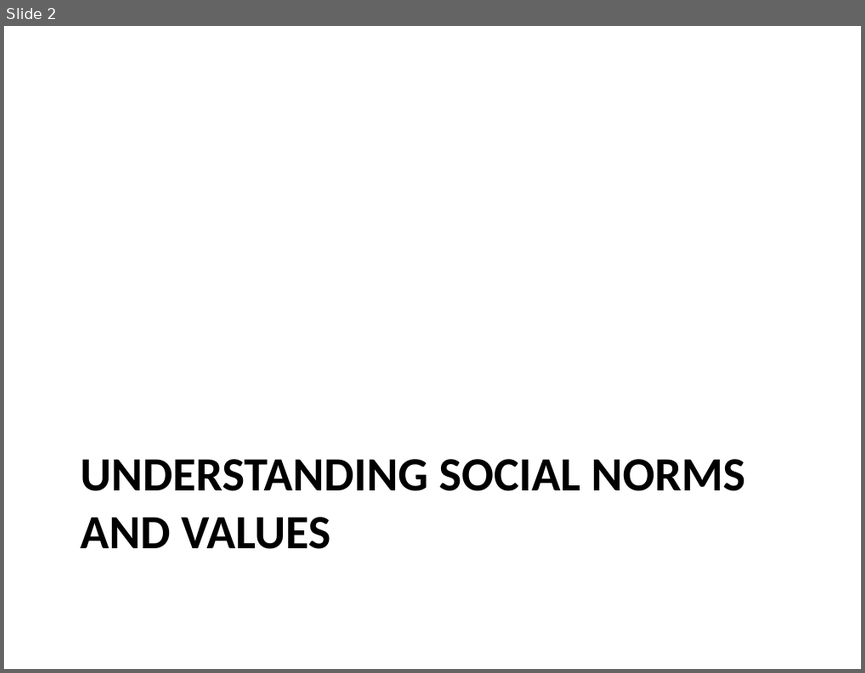
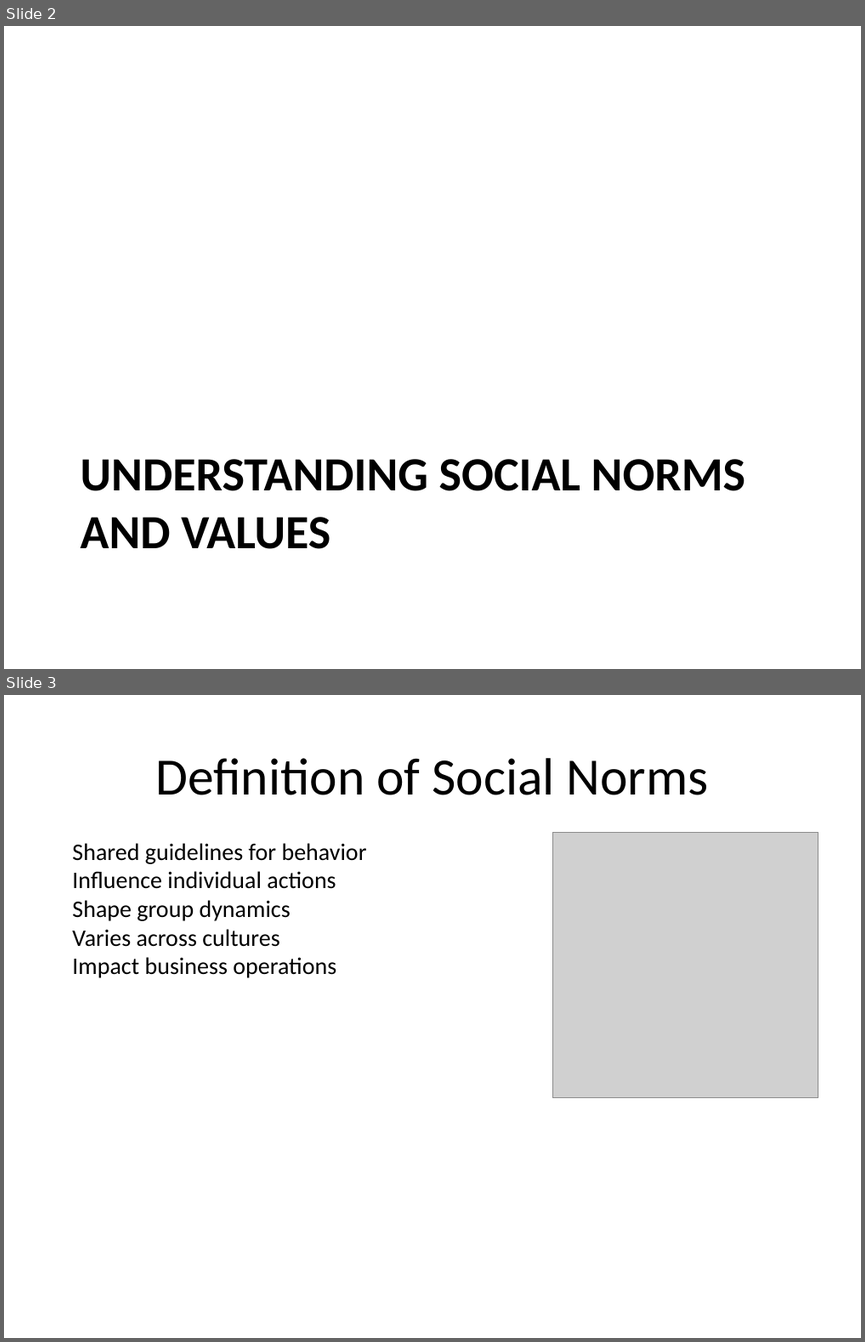
Before and after one commit to suman98/slide-gen-ai, a slide deck: output/presentation.pptx. Shown one above the other, each under a label of ours: slide 2 before the commit, slides 2 and 3 after it. The pictures are 865x673 and 865x1342 pixels, drawn with LibreOffice and Linux fonts; fonts in the diff are those of the drawing; grey boxes stand for pictures. Boxes give left, top, right and bottom in pixels: in the first picture for what was removed or moved away, otherwise in the second. Text is boxed around its words. In the diff, an @@ line names an element or a change of style, - is before the commit and + after.

```diff
--- a/output/presentation.pptx
+++ b/output/presentation.pptx
@@ slide 3 added at (x1=4, y1=695, x2=861, y2=1338), background #FFFFFF @@
@@ title added at (x1=155, y1=758, x2=709, y2=795), 44 pt, text #000000 @@
+Definition of Social Norms
@@ text added at (x1=72, y1=843, x2=367, y2=978), 20 pt, text #000000 @@
+Shared guidelines for behavior
+Influence individual actions
+Shape group dynamics
+Varies across cultures
+Impact business operations
@@ picture added at (x1=552, y1=832, x2=818, y2=1098) @@
```
Also in this commit, not shown: 4 slides changed, 2 other slides added, 2 slides removed, 12 other files.
